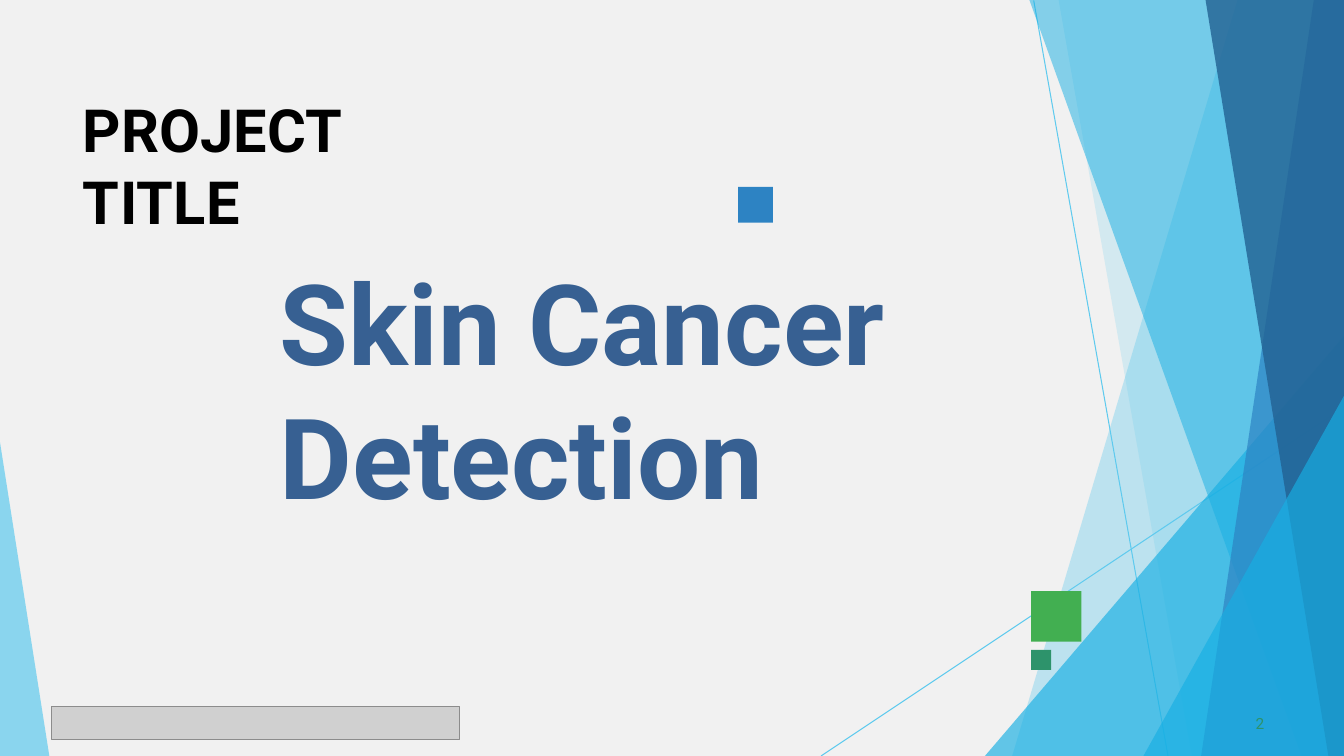
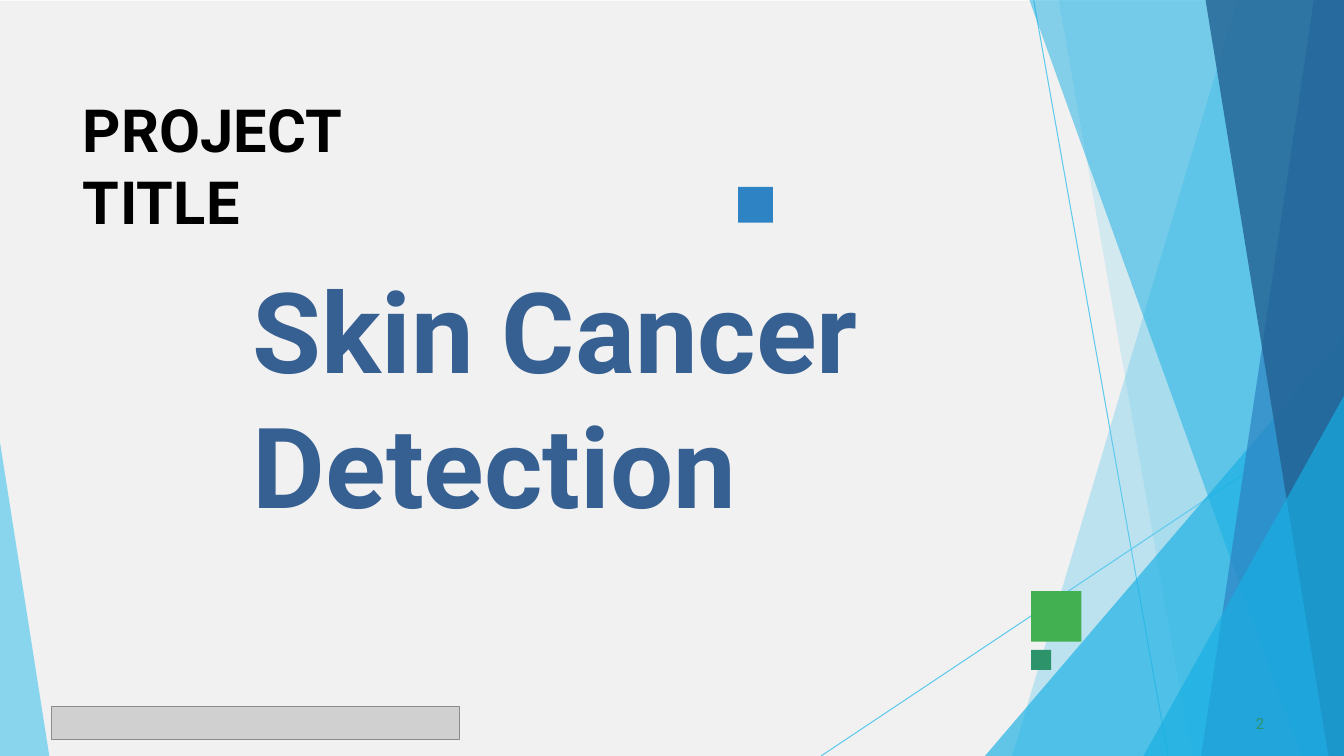
Before and after one commit to Glorynikita/TNSDC-Generative-AI, a slide deck: slide 2 of skin cancer detection.pptx. Drawn at 1344x756 pixels with LibreOffice and Linux fonts; fonts in the diff are those of the drawing; grey boxes stand for pictures. Boxes give left, top, right and bottom in pixels: in the first picture for what was removed or moved away, otherwise in the second. Text is boxed around its words. In the diff, an @@ line names an element or a change of style, - is before the commit and + after.

```diff
--- a/skin cancer detection.pptx
+++ b/skin cancer detection.pptx
@@ freeform shape resized from (x1=0, y1=0, x2=1344, y2=756) to (x1=0, y1=1, x2=1336, y2=756) @@
@@ text "Skin Cancer Detection" moved from (x1=280, y1=281, x2=885, y2=500) to (x1=253, y1=289, x2=858, y2=509) @@
```
Also in this commit, not shown: 1 other slide changed.
